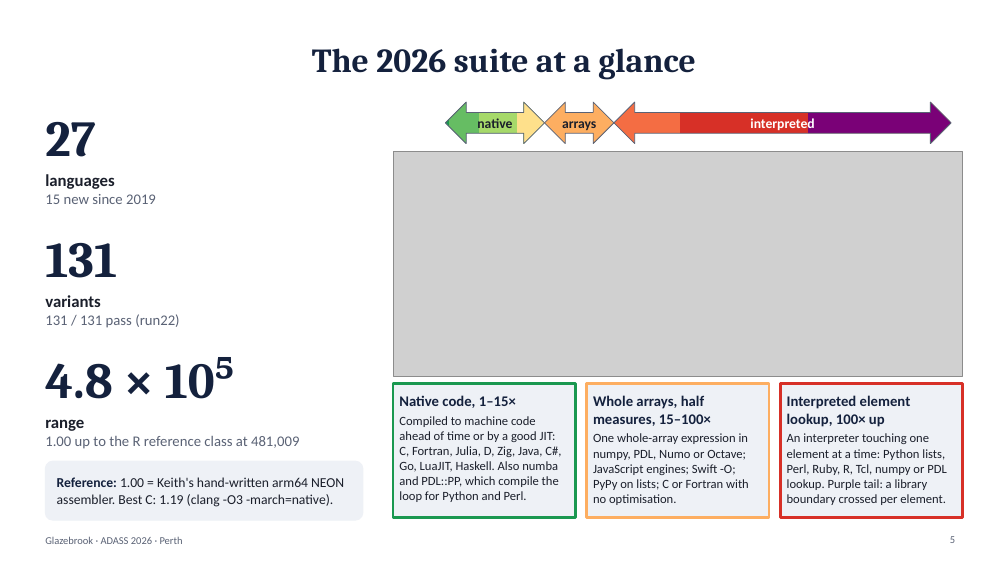
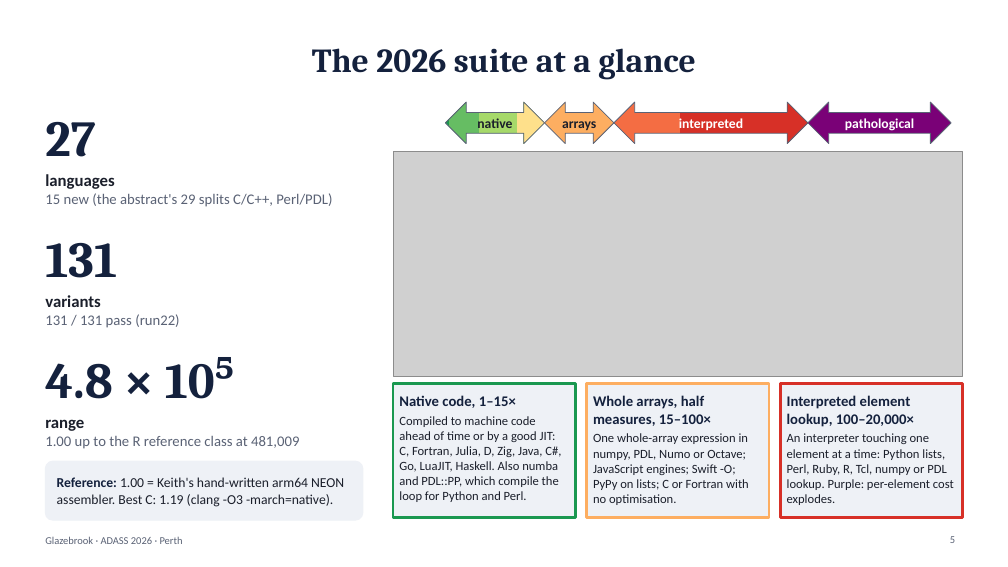
Before and after one commit to karlglazebrook/ADASS2026, a slide deck: slide 5 of talk/ADASS2026-talk.pptx. Drawn at 1008x567 pixels with LibreOffice and Linux fonts; fonts in the diff are those of the drawing; grey boxes stand for pictures. Boxes give left, top, right and bottom in pixels: in the first picture for what was removed or moved away, otherwise in the second. Text is boxed around its words. In the diff, an @@ line names an element or a change of style, - is before the commit and + after.

Commit message:
Talk: review fixes, cuts to fit 15 min, nerd-snipe cartoon
- Merge the two LLM slides; move per-language ranges to backup (~13 min)
- Credit Keith for numba and compiled-language convergence; closing line
- Split pathological arrow on S5; PyPy + numpy on the Python ladder
- Runtime takeaways on the new-runtimes slide; PDL::PP context on S3
- Take-home: concrete Python advice, corrected compiled range, audit wording
- xkcd-style 'pull requests welcome' cartoon on the thanks slide

```diff
--- a/talk/ADASS2026-talk.pptx
+++ b/talk/ADASS2026-talk.pptx
@@ left right arrow "interpreted": place and size @@
-left right arrow "interpreted" at (614,102,951,144)
+left right arrow "interpreted" at (614,102,808,144)
@@ left right arrow "interpreted" at (614,102,808,144): fill gradient #F46D43 to #D73027 to #7A0177 to gradient #F46D43 to #D73027 @@
@@ left right arrow added at (808,102,951,144), fill #7A0177, outline #5A6275 0.75 pt, 13 pt, text #FFFFFF, bold @@
+pathological
@@ text at (45,193,332,207): text changed @@
-15 new since 2019
+15 new (the abstract's 29 splits C/C++, Perl/PDL)
@@ text in rectangle at (787,395,954,505): text changed @@
-Interpreted element lookup, 100× up
-An interpreter touching one element at a time: Python lists, Perl, Ruby, R, Tcl, numpy or PDL lookup. Purple tail: a library boundary crossed per element.
+Interpreted element lookup, 100–20,000×
+An interpreter touching one element at a time: Python lists, Perl, Ruby, R, Tcl, numpy or PDL lookup. Purple: per-element cost explodes.
```
Also in this commit, not shown: 10 other slides changed, 1 slide removed, 4 other files.
